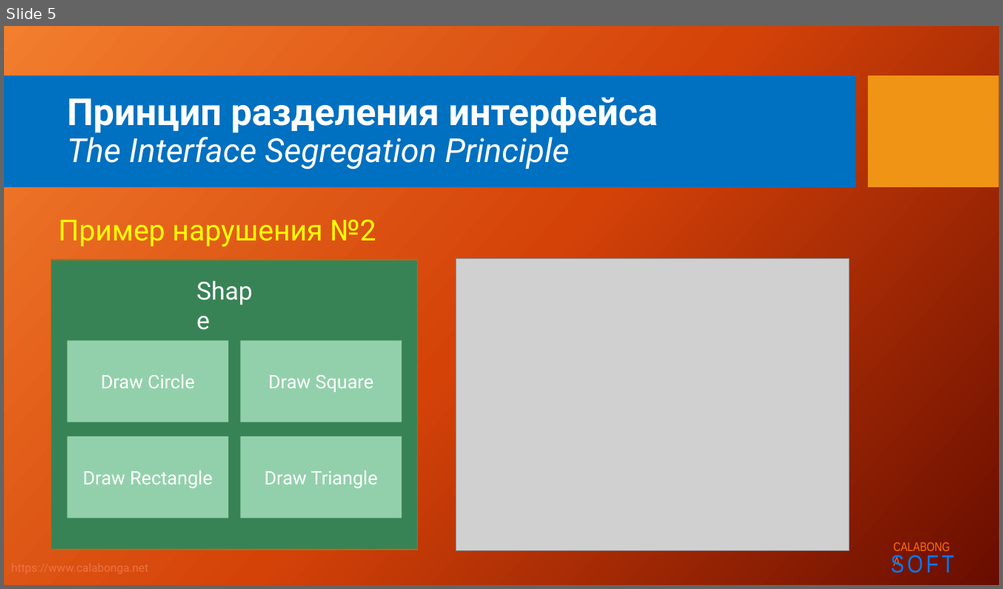
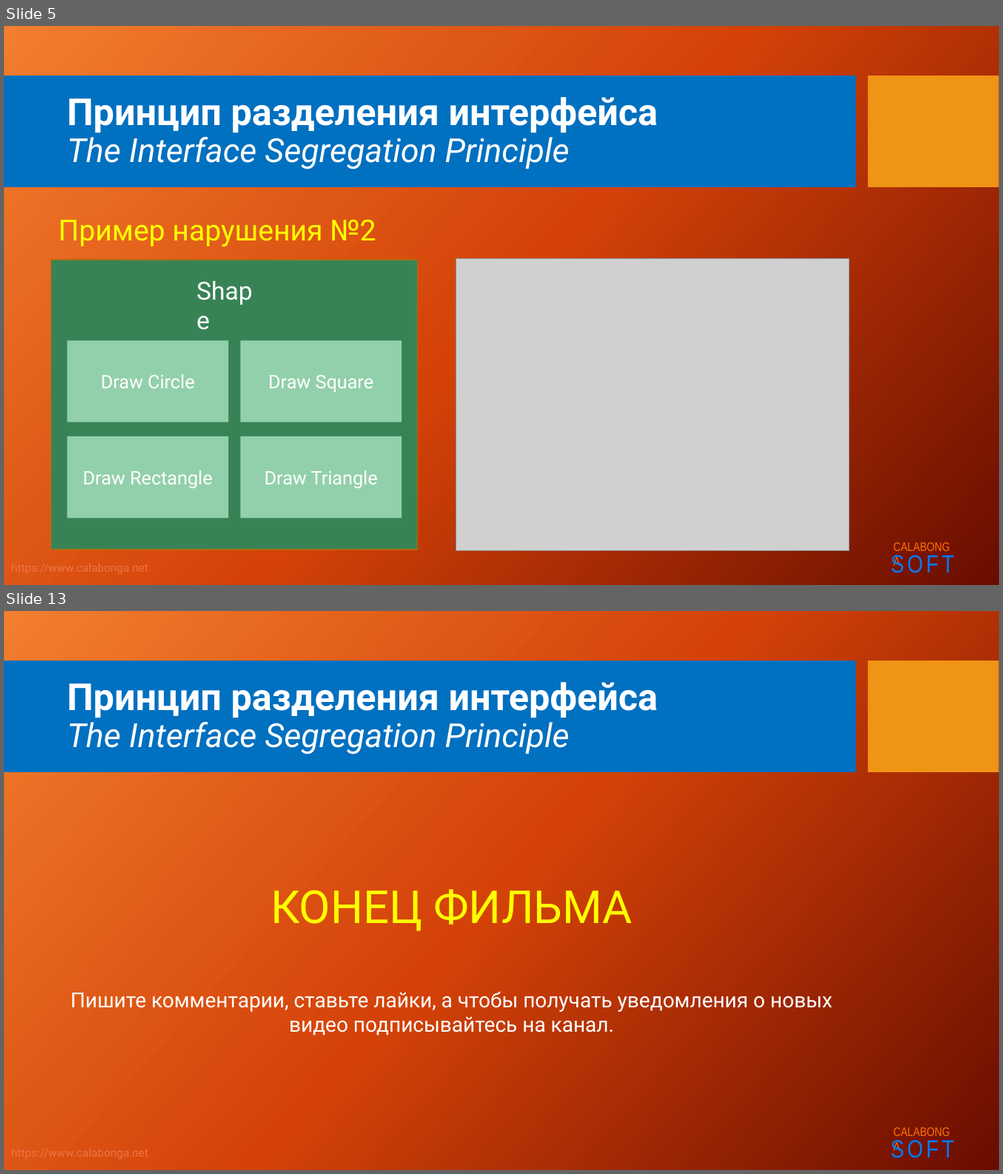
Before and after one commit to Calabonga/SOLID, a slide deck: Powerpoint/4.SOLID_I.pptx. Shown one above the other, each under a label of ours: slide 5 before the commit, slides 5 and 13 after it; the slides between them are not shown. The pictures are 1003x589 and 1003x1174 pixels, drawn with LibreOffice and Linux fonts; fonts in the diff are those of the drawing; grey boxes stand for pictures; background and template pictures are left out. Boxes give left, top, right and bottom in pixels: in the first picture for what was removed or moved away, otherwise in the second. Text is boxed around its words. In the diff, an @@ line names an element or a change of style, - is before the commit and + after.

```diff
--- a/Powerpoint/4.SOLID_I.pptx
+++ b/Powerpoint/4.SOLID_I.pptx
@@ slide 13 added at [4,611,999,1170], background picture (left out); not listed: 5 template elements that a slide beside it also shows @@
@@ title added at [67,682,658,755], 32 pt, text #FFFFFF, italic @@
+Принцип разделения интерфейса
+The Interface Segregation Principle
@@ text added at [71,889,832,1036], 20 pt, text #FFFFFF @@
+КОНЕЦ ФИЛЬМА
+Пишите комментарии, ставьте лайки, а чтобы получать уведомления о новых видео подписывайтесь на канал.
```
Also in this commit, not shown: 2 slides changed, 5 other slides added, 27 other files.
